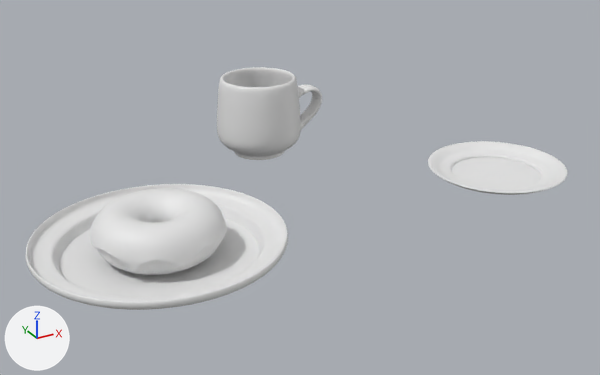
The Blender file donut/Donut8.blend as it was, and as the next commit left it.
Both versions are drawn from a 50 mm camera at (-0.58, -1.772, 0.985) aimed at (0.471, 0.139, 0.029). Arrows for +X, +Y and +Z are at lower left; the lights stay in place. The picture after the commit comes second.

Script lines for the objects in view, before the commit:
```python
me_circle = bpy.data.meshes.new('Circle')
me_circle.from_pydata(...)  # 224 vertices, 193 faces; spans x -0.399..0.399, y -0.399..0.399, z -0.001..0.071
me_circle.polygons.foreach_set('use_smooth', [True] * 193)
me_cylinder = bpy.data.meshes.new('Cylinder')
me_cylinder.from_pydata(...)  # 308 vertices, 298 faces; spans x -0.139..0.228, y -0.142..0.142, z 0.0..0.253
me_cylinder.polygons.foreach_set('use_smooth', [True] * 298)
me_cylinder_001 = bpy.data.meshes.new('Cylinder.001')
me_cylinder_001.from_pydata(...)  # 480 vertices, 450 faces; spans x -0.119..0.119, y -0.119..0.119, z -0.023..0.045
me_cylinder_001.polygons.foreach_set('use_smooth', [True] * 450)
me_cylinder_001.materials.append(None)
ob_circle = bpy.data.objects.new('Circle', me_circle)
ob_circle.location = (0.0, 0.0, 0.0)
ob_circle.scale = (0.8, 0.8, 0.8)
_m = ob_circle.modifiers.new('Solidify', 'SOLIDIFY')
_m = ob_circle.modifiers.new('Subdivision', 'SUBSURF')
_m.levels = 2
ob_cup = bpy.data.objects.new('Cup', me_cylinder)
ob_cup.location = (0.53, 0.52, 0.0)
_m = ob_cup.modifiers.new('Subdivision', 'SUBSURF')
_m.levels = 2
ob_saucer = bpy.data.objects.new('Saucer', me_cylinder_001)
ob_saucer.location = (1.078, 0.0, 0.01)
ob_saucer.scale = (1.8, 1.8, 0.45)
_m = ob_saucer.modifiers.new('Subdivision', 'SUBSURF')
_m.levels = 2
# also in view: 'Icing' at (0.0, -0.001, 0.079); 'Donut' at (0.0, 0.0, 0.064)
```
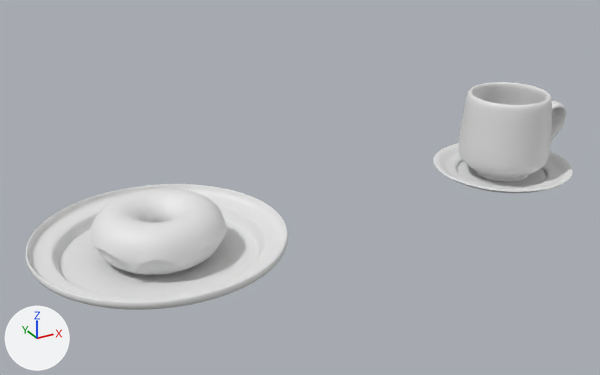
Diff of the bpy script that builds the scene:
```diff
--- a/donut/Donut8.blend.py
+++ b/donut/Donut8.blend.py
@@ ob_cup @@
 ob_cup = bpy.data.objects.new('Cup', me_cylinder)
-ob_cup.location = (0.53, 0.52, 0.0)
+ob_cup.location = (1.1, 0.0, 0.003)
 _m = ob_cup.modifiers.new('Subdivision', 'SUBSURF')
@@ ob_saucer @@
 ob_saucer = bpy.data.objects.new('Saucer', me_cylinder_001)
-ob_saucer.location = (1.078, 0.0, 0.01)
+ob_saucer.location = (1.1, 0.0, 0.01)
 ob_saucer.scale = (1.8, 1.8, 0.45)
```

Changed parts and their boxes (x1, y1, x2, y2) in the pictures (600 x 375 px):
'Cup', moved
    before: (217, 67, 322, 160)
    after: (459, 82, 567, 182)
'Saucer', moved
    before: (428, 141, 567, 195)
    after: (434, 143, 573, 193)
